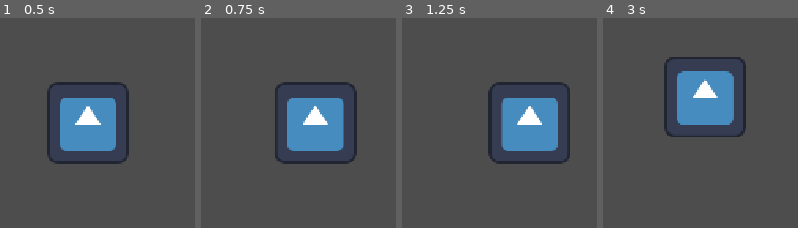
Above: before the commit, frames 1-4 (left to right).
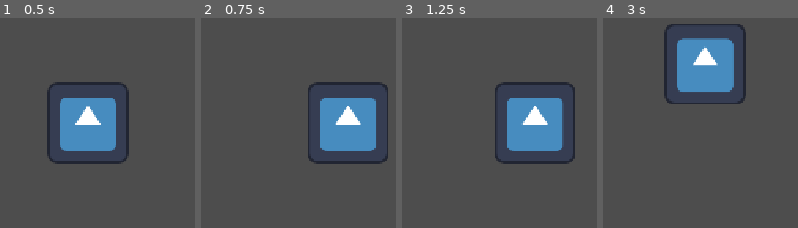
Above: after the commit, the same moments.

Repository: atlanticbomber/CranberryJam_Skeleton-fight
Game: Godot game, scene res://Scenes/skelebro.tscn
Same seed, same stepped clock (60 frames per second), same inputs: the game is played once before the commit and once after it. The engine's default icon, where the game draws it, is replaced by a stand-in: a white triangle on a blue panel in a dark square.
Inputs:
- Up to frame 1 (0.5 s): no input
- Up to frame 2 (0.75 s): tap Enter (ui_accept) at 0.5 s; hold D (right) from 0.53 s (still down); tap Space (roll, bound only after the commit) at 0.6 s
- Up to frame 3 (1.25 s): keep holding D (right); tap Enter (ui_accept) at 0.77, 0.8, 1.07 s
- Up to frame 4 (3 s): release D (right) at 1.28 s; hold S (down) 1.28-2.03 s; tap Enter (ui_accept) at 1.35, 1.52, 1.82, 2.3 s; tap Space (roll, bound only after the commit) at 1.55, 2.1, 2.85 s; hold D (right) 2.03-2.78 s; hold W (up) from 2.78 s (still down)

Frame 1 is identical in both runs. In frame 2, 11% of the frame differs, in the area x 37-96%, y 30-70%; in frame 3, 4.2%; in frame 4, 12%, in the area x 31-74%, y 2-57%.

Commit message:
dodge roll???? idk why I added this

Diff:
--- a/the-legend-of-sir-skelebones/Scenes/skelebro.tscn
+++ b/the-legend-of-sir-skelebones/Scenes/skelebro.tscn
@@ -18,3 +18,6 @@
 
 [node name="Camera2D" type="Camera2D" parent="." unique_id=865916813]
 position_smoothing_enabled = true
+
+[node name="RollCooldown" type="Timer" parent="." unique_id=991862256]
+one_shot = true
--- a/the-legend-of-sir-skelebones/Scripts/Skelebro.gd
+++ b/the-legend-of-sir-skelebones/Scripts/Skelebro.gd
@@ -1,13 +1,27 @@
 extends CharacterBody2D
 
 const SPEED = 350.0
+var rollBonus: float = 1
+var rollConst: float = 3.0
+var rollWaitTimer: float = 2.0
+@onready var rollTimer: Timer = $RollCooldown
 
 func _physics_process(_delta: float) -> void:
+	#Rolling stuff
+	if rollBonus==1 and rollTimer.is_stopped() and Input.is_action_just_pressed("roll"):
+		rollBonus = rollConst
+		rollTimer.start(rollWaitTimer)
+	elif rollBonus > 1:
+		rollBonus -= 0.1
+	else:
+		rollBonus = 1
+
+	#Actual moving and stuff
 	var Hdirection := Input.get_axis("left", "right")
 	var Vdirection := Input.get_axis("up", "down")
 	if Hdirection or Vdirection:
-		velocity.x = Hdirection * SPEED
-		velocity.y = Vdirection * SPEED
+		velocity.x = Hdirection * SPEED * rollBonus
+		velocity.y = Vdirection * SPEED * rollBonus
 	else:
 		velocity.x = move_toward(velocity.x, 0, SPEED)
 		velocity.y = move_toward(velocity.y, 0, SPEED)
@@ -15,7 +29,7 @@
 	Stats.PlayerLocation = position
 	move_and_slide()
 
-func _unhandled_key_input(_event: InputEvent) -> void:
-	if Input.is_action_just_pressed("ui_accept"):
-		Stats.PlayerHP -= 1
-		Stats.Demeter -= 1
+#func _unhandled_key_input(_event: InputEvent) -> void:
+#	if Input.is_action_just_pressed("ui_accept"):
+#		Stats.PlayerHP -= 1
+	#	Stats.Demeter -= 1
--- a/the-legend-of-sir-skelebones/Scripts/enemy.gd
+++ b/the-legend-of-sir-skelebones/Scripts/enemy.gd
@@ -3,7 +3,7 @@
 var MaxEnemyHP: float = 100
 var EnemyHP: float = MaxEnemyHP
 
-const SPEED = 352.0
+const SPEED = 360.0
 
 var playerSnapshot: Vector2 = Vector2(0,0)
 @onready var timerSnapshot: Timer = $SnapshotTimer
--- a/the-legend-of-sir-skelebones/Scripts/game_ui.gd
+++ b/the-legend-of-sir-skelebones/Scripts/game_ui.gd
@@ -5,7 +5,9 @@
 
 func _ready() -> void:
 	#connect("PlayerHPChange",HealthBarChange)
-	pass
+	HealthBar.max_value = Stats.MaxPlayerHP
+	HealthBar.value = Stats.PlayerHP
+
 func _process(_delta: float) -> void:
 	Demeter.value = Stats.Demeter
 	HealthBar.value = Stats.PlayerHP
--- a/the-legend-of-sir-skelebones/project.godot
+++ b/the-legend-of-sir-skelebones/project.godot
@@ -52,6 +52,11 @@
 , Object(InputEventKey,"resource_local_to_scene":false,"resource_name":"","device":-1,"window_id":0,"alt_pressed":false …(186 unchanged characters)…
 ]
 }
+roll={
+"deadzone": 0.2,
+"events": [Object(InputEventKey,"resource_local_to_scene":false,"resource_name":"","device":-1,"window_id":0,"alt_pressed":false,"shift_pressed":false,"ctrl_pressed":false,"meta_pressed":false,"pressed":false,"keycode":0,"physical_keycode":32,"key_label":0,"unicode":32,"location":0,"echo":false,"script":null)
+]
+}
 
 [physics]
 
